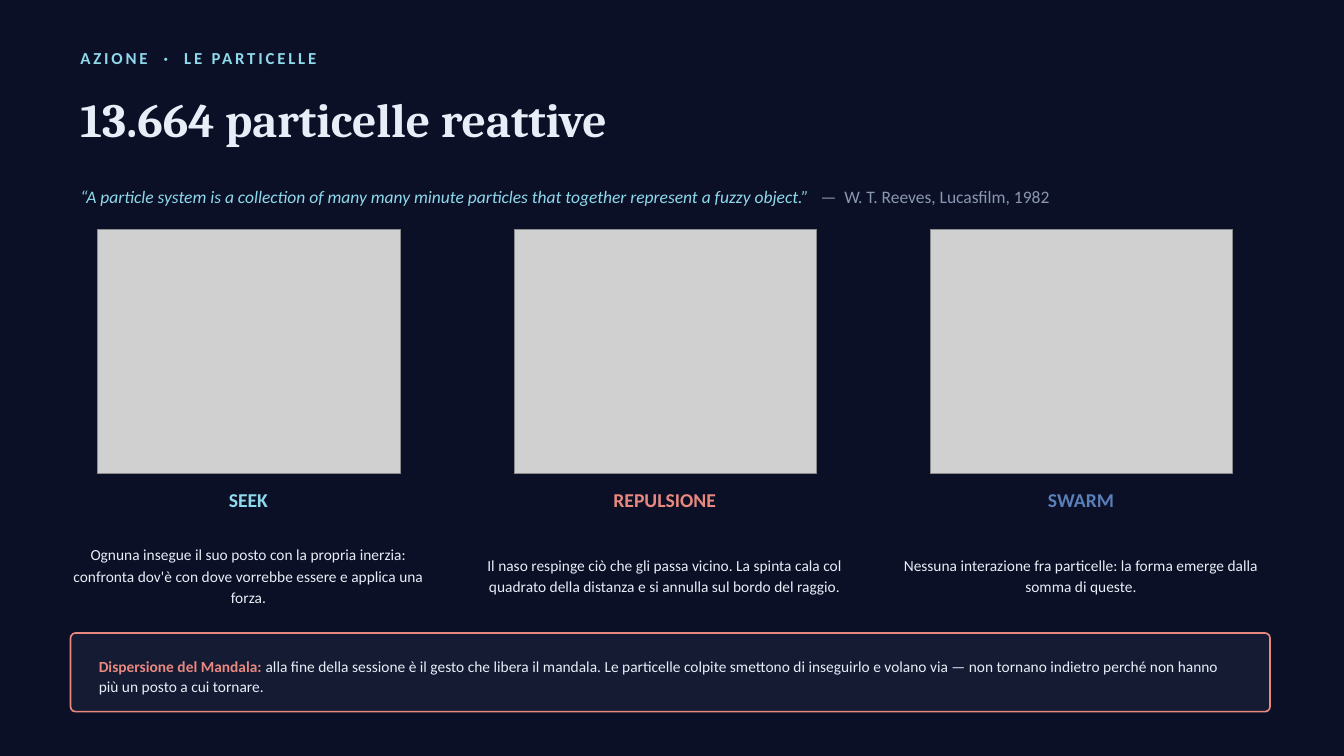
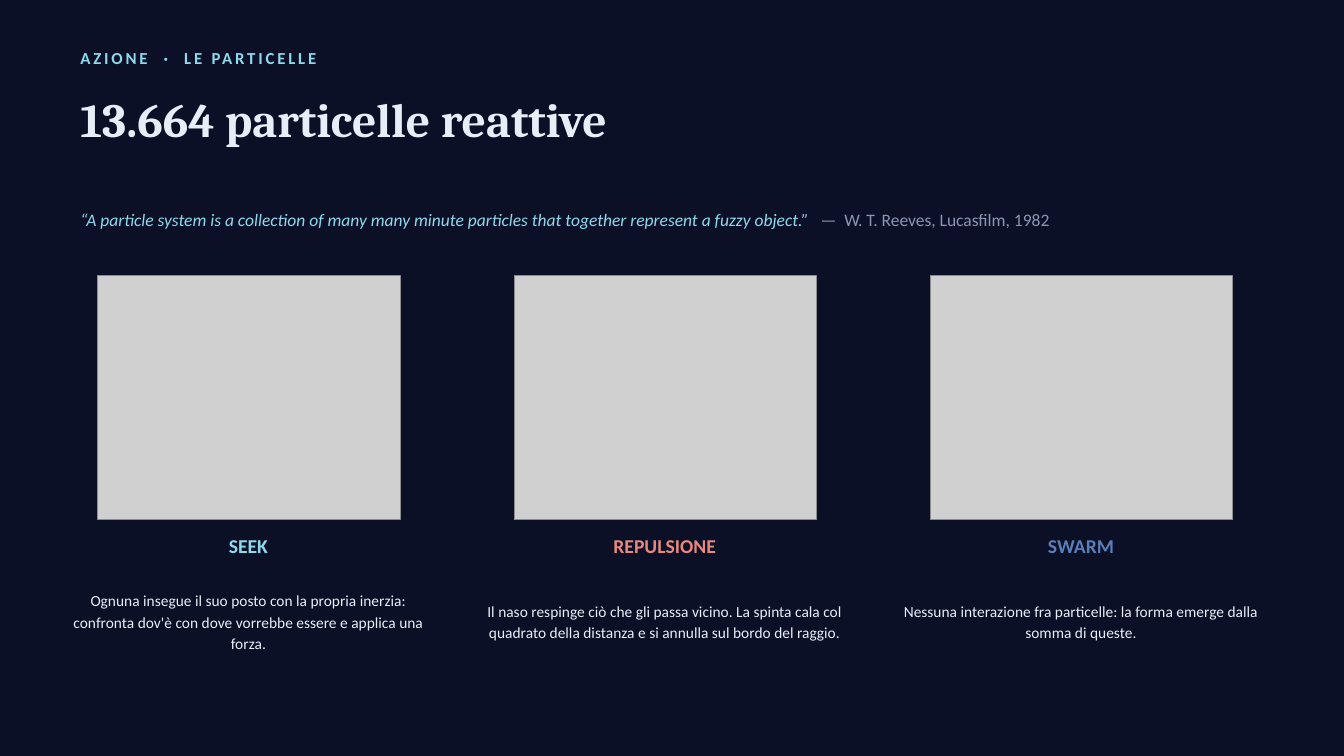
Before and after one commit to stefano-morano/IN-Motion, a slide deck: slide 9 of IN-Motion.pptx. Drawn at 1344x756 pixels with LibreOffice and Linux fonts; fonts in the diff are those of the drawing; grey boxes stand for pictures. Boxes give left, top, right and bottom in pixels: in the first picture for what was removed or moved away, otherwise in the second. Text is boxed around its words. In the diff, an @@ line names an element or a change of style, - is before the commit and + after.

```diff
--- a/IN-Motion.pptx
+++ b/IN-Motion.pptx
@@ text "“A particle system is a ...": place and size @@
-text "“A particle system is a ..." at [80, 190, 1049, 206]
+text "“A particle system is a ..." at [80, 213, 1049, 229]
@@ 6 texts, 3 pictures: place and size @@
-6 texts, 3 pictures at [73, 230, 1258, 603]
+6 texts, 3 pictures at [73, 276, 1258, 649]
@@ rounded rectangle removed at [71, 633, 1270, 712] @@
@@ text removed at [99, 661, 1218, 695] @@
-Dispersione del Mandala: alla fine della sessione è il gesto che libera il mandala. Le particelle colpite smettono di inseguirlo e volano via — non tornano indietro perché non hanno più un posto a cui tornare.
```
Also in this commit, not shown: 3 other slides changed, 10 other files.
